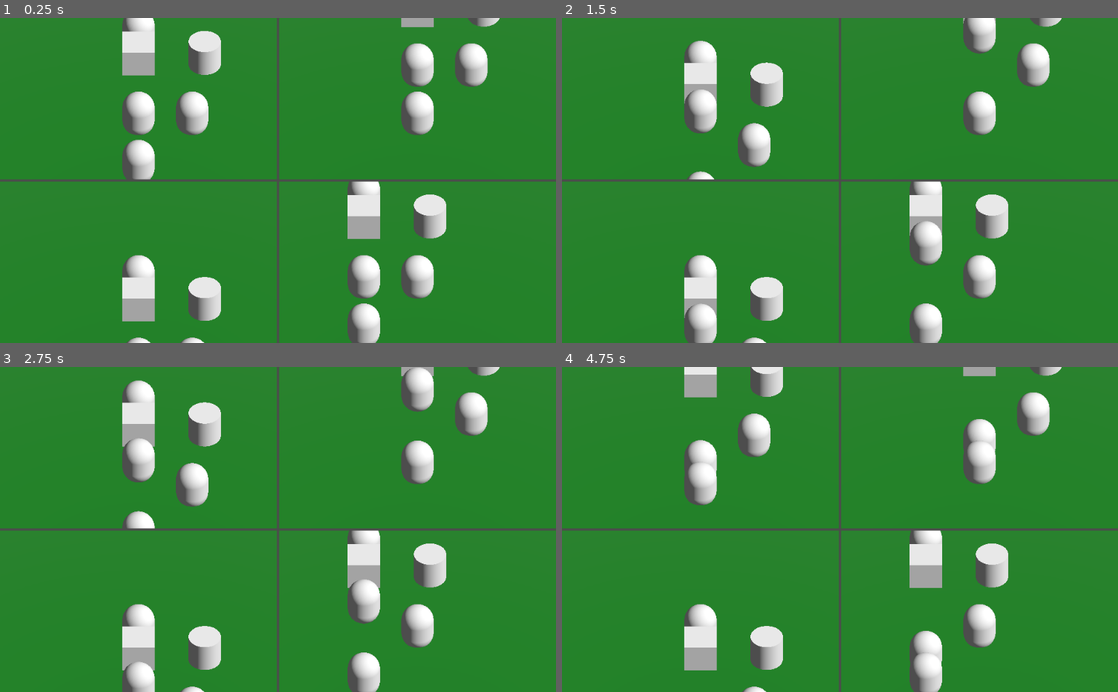
Above: before the commit, frames 1-4 (two rows, left to right).
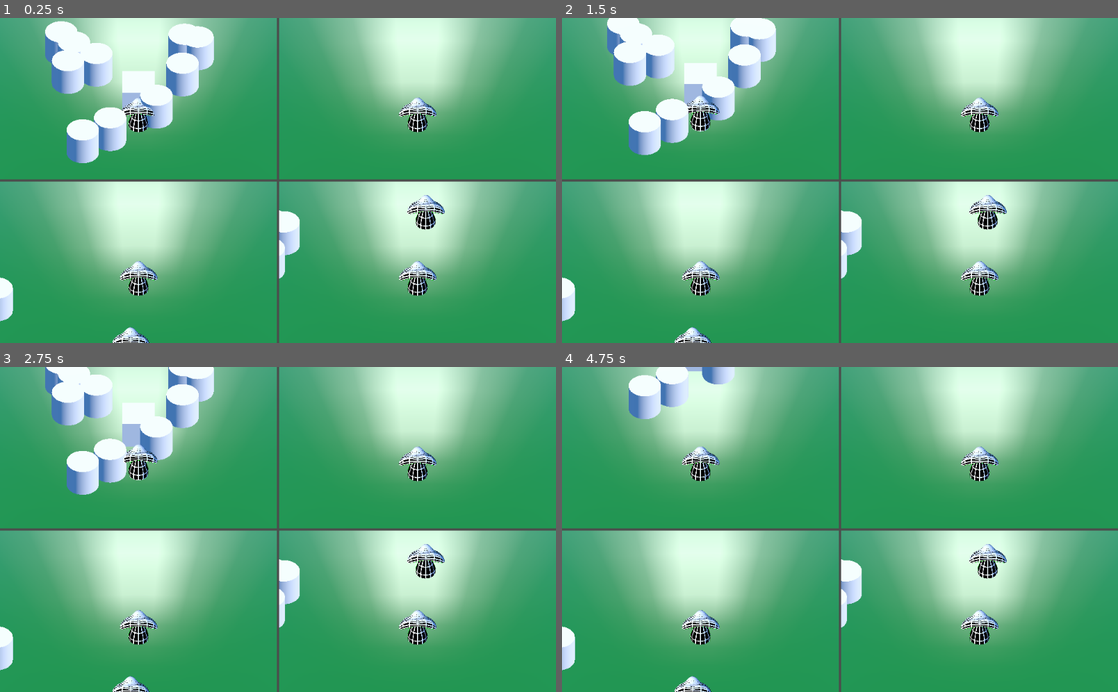
Above: after the commit, the same moments.

Repository: JohnMeadow1/ShroomDoom
Game: Godot game, scene res://viewports/viewports.tscn
Same seed, same stepped clock (60 frames per second), same inputs: the game is played once before the commit and once after it.
Inputs (mouse positions are in pixels of both pictures, inside the frame that each line leads up to):
- Up to frame 1 (0.25 s): no input
- Up to frame 2 (1.5 s): tap Enter at 0.5 s; move the mouse to (962, 164) at 0.52 s; hold Up (move_up_p1) 0.53-1.28 s; move the mouse to (728, 196) at 1.27 s; hold Down (move_down_p1) from 1.28 s (still down)
- Up to frame 3 (2.75 s): move the mouse to (333, 458) at 2.02 s; release Down (move_down_p1) at 2.03 s; hold Up (move_up_p1) from 2.03 s (still down)
- Up to frame 4 (4.75 s): move the mouse to (812, 594) at 2.77 s; move the mouse to (1006, 578) at 3.52 s; release Up (move_up_p1) at 3.53 s; hold Down (move_down_p1) from 3.53 s (still down); move the mouse to (673, 480) at 4.27 s

The runs differ from the first frame. In frame 1, 98% of the frame differs, in the area x 0-100%, y 0-100%; in frame 2, 98%; in frame 3, 98%; in frame 4, 99%.

Commit message:
Player character added

Diff:
--- a/source/main.tscn
+++ b/source/main.tscn
@@ -1,6 +1,7 @@
-[gd_scene load_steps=8 format=2]
+[gd_scene load_steps=5 format=2]
 
 [ext_resource path="res://main.gd" type="Script" id=1]
+[ext_resource path="res://objects/tree.tscn" type="PackedScene" id=2]
 
 [sub_resource type="SpatialMaterial" id=1]
 
@@ -62,52 +63,11 @@
 subdivide_width = 0
 subdivide_depth = 0
 
-[sub_resource type="CubeMesh" id=3]
-
-custom_aabb = AABB( 0, 0, 0, 0, 0, 0 )
-size = Vector3( 2, 2, 2 )
-subdivide_width = 0
-subdivide_height = 0
-subdivide_depth = 0
-
-[sub_resource type="BoxShape" id=4]
-
-extents = Vector3( 1, 1, 1 )
-
-[sub_resource type="CylinderMesh" id=5]
-
-custom_aabb = AABB( 0, 0, 0, 0, 0, 0 )
-top_radius = 1.0
-bottom_radius = 1.0
-height = 2.0
-radial_segments = 64
-rings = 4
-
-[sub_resource type="BoxShape" id=6]
-
-extents = Vector3( 2, 2, 2 )
-
 [node name="main" type="Node"]
 
 script = ExtResource( 1 )
 
-[node name="ground" type="MeshInstance" parent="." index="0"]
-
-layers = 1
-material_override = null
-cast_shadow = 1
-extra_cull_margin = 0.0
-use_in_baked_light = false
-lod_min_distance = 0.0
-lod_min_hysteresis = 0.0
-lod_max_distance = 0.0
-lod_max_hysteresis = 0.0
-mesh = SubResource( 2 )
-skeleton = NodePath("..")
-material/0 = null
-_sections_unfolded = [ "Geometry" ]
-
-[node name="enviroment" type="Node" parent="." index="1"]
+[node name="enviroment" type="Node" parent="." index="0"]
 
 [node name="OmniLight" type="DirectionalLight" parent="enviroment" index="0"]
 
@@ -137,21 +97,7 @@
 directional_shadow_max_distance = 200.0
 _sections_unfolded = [ "Shadow" ]
 
-[node name="map" type="Node" parent="." index="2"]
-
-[node name="tree" type="StaticBody" parent="." index="3"]
-
-transform = Transform( 1, 0, 0, 0, 1, 0, 0, 0, 1, 0, 0.870786, -5.75497 )
-input_ray_pickable = true
-input_capture_on_drag = false
-collision_layer = 1
-collision_mask = 1
-friction = 1.0
-bounce = 0.0
-constant_linear_velocity = Vector3( 0, 0, 0 )
-constant_angular_velocity = Vector3( 0, 0, 0 )
-
-[node name="MeshInstance" type="MeshInstance" parent="tree" index="0"]
+[node name="ground" type="MeshInstance" parent="." index="1"]
 
 layers = 1
 material_override = null
@@ -162,68 +108,11 @@
 lod_min_hysteresis = 0.0
 lod_max_distance = 0.0
 lod_max_hysteresis = 0.0
-mesh = SubResource( 3 )
+mesh = SubResource( 2 )
 skeleton = NodePath("..")
 material/0 = null
-_sections_unfolded = [ "Geometry", "Transform" ]
-__meta__ = {
-"_edit_lock_": true
-}
+_sections_unfolded = [ "Geometry" ]
 
-[node name="CollisionShape" type="CollisionShape" parent="tree" index="1"]
+[node name="map" type="Node" parent="." index="2"]
 
-shape = SubResource( 4 )
-disabled = false
-_sections_unfolded = [ "Transform" ]
-__meta__ = {
-"_edit_lock_": true
-}
-
-[node name="mushroom" type="MeshInstance" parent="." index="4"]
-
-transform = Transform( 1, 0, 0, 0, 1, 0, 0, 0, 1, 4.09264, 0.870786, -5.79006 )
-layers = 1
-material_override = null
-cast_shadow = 1
-extra_cull_margin = 0.0
-use_in_baked_light = false
-lod_min_distance = 0.0
-lod_min_hysteresis = 0.0
-lod_max_distance = 0.0
-lod_max_hysteresis = 0.0
-mesh = SubResource( 5 )
-skeleton = NodePath("..")
-material/0 = null
-_sections_unfolded = [ "Geometry", "Transform" ]
-
-[node name="Area" type="Area" parent="mushroom" index="0"]
-
-input_ray_pickable = false
-input_capture_on_drag = false
-space_override = 0
-gravity_point = false
-gravity_distance_scale = 0.0
-gravity_vec = Vector3( 0, -1, 0 )
-gravity = 9.8
-linear_damp = 0.1
-angular_damp = 1.0
-priority = 0.0
-monitoring = true
-monitorable = true
-collision_layer = 1
-collision_mask = 1
-audio_bus_override = false
-audio_bus_name = "Master"
-reverb_bus_enable = false
-reverb_bus_name = "Master"
-reverb_bus_amount = 0.0
-reverb_bus_uniformity = 0.0
-_sections_unfolded = [ "Transform" ]
-__meta__ = {
-"_edit_lock_": true
-}
-
-[node name="CollisionShape" type="CollisionShape" parent="mushroom/Area" index="0"]
-
-shape = SubResource( 6 )
-disabled = false
+[node name="tree" parent="map" index="0" instance=ExtResource( 2 )]
--- /dev/null
+++ b/source/objects/shroom.gd
@@ -0,0 +1,13 @@
+extends MeshInstance
+
+# class member variables go here, for example
+
+func _ready():
+	# Called when the node is added to the scene for the first time.
+	# Initialization here
+	pass
+
+#func _process(delta):
+#	# Called every frame. Delta is time since last frame.
+#	# Update game logic here.
+#	pass
--- a/source/objects/mushroom.tscn
+++ b/source/objects/shroom.tscn
@@ -9,14 +9,13 @@
 radial_segments = 64
 rings = 4
 
-[sub_resource type="BoxShape" id=7]
+[sub_resource type="BoxShape" id=2]
 
 extents = Vector3( 2, 2, 2 )
 
 [node name="mushroom" type="MeshInstance"]
 
-editor/display_folded = true
-transform = Transform( 1, 0, 0, 0, 1, 0, 0, 0, 1, 4.09264, 0.870786, -5.79006 )
+transform = Transform( 1, 0, 0, 0, 1, 0, 0, 0, 1, 0, 1, 0 )
 layers = 1
 material_override = null
 cast_shadow = 1
--- /dev/null
+++ b/source/objects/tree.gd
@@ -0,0 +1,25 @@
+extends StaticBody
+
+var shroom_object = load("res://objects/shroom.tscn")
+
+func _ready():
+	randomize()
+
+	for i in range( 10 ):
+		spawn_shroom()
+
+
+func _physics_process(delta):
+
+	pass
+
+func spawn_shroom():
+	var new_shroom = shroom_object.instance()
+	new_shroom.translation = translation
+	new_shroom.translation.x += rand_range(1,5) * (( randi() % 2 ) * 2 - 1)
+	new_shroom.translation.z += rand_range(1,5) * (( randi() % 2 ) * 2 - 1)
+	print(new_shroom.translation)
+	$Shrooms.add_child( new_shroom )
+
+func grow_shroom():
+	pass
--- a/source/objects/tree.tscn
+++ b/source/objects/tree.tscn
@@ -1,6 +1,8 @@
-[gd_scene load_steps=3 format=2]
+[gd_scene load_steps=4 format=2]
 
-[sub_resource type="CubeMesh" id=4]
+[ext_resource path="res://objects/tree.gd" type="Script" id=1]
+
+[sub_resource type="CubeMesh" id=1]
 
 custom_aabb = AABB( 0, 0, 0, 0, 0, 0 )
 size = Vector3( 2, 2, 2 )
@@ -8,13 +10,13 @@
 subdivide_height = 0
 subdivide_depth = 0
 
-[sub_resource type="BoxShape" id=5]
+[sub_resource type="BoxShape" id=2]
 
 extents = Vector3( 1, 1, 1 )
 
-[node name="tree" type="StaticBody"]
+[node name="Tree" type="StaticBody"]
 
-transform = Transform( 1, 0, 0, 0, 1, 0, 0, 0, 1, 0, 0.870786, -5.75497 )
+transform = Transform( 1, 0, 0, 0, 1, 0, 0, 0, 1, 0, 0.870786, 0 )
 input_ray_pickable = true
 input_capture_on_drag = false
 collision_layer = 1
@@ -23,6 +25,8 @@
 bounce = 0.0
 constant_linear_velocity = Vector3( 0, 0, 0 )
 constant_angular_velocity = Vector3( 0, 0, 0 )
+script = ExtResource( 1 )
+_sections_unfolded = [ "Transform" ]
 
 [node name="MeshInstance" type="MeshInstance" parent="." index="0"]
 
@@ -45,9 +49,11 @@
 
 [node name="CollisionShape" type="CollisionShape" parent="." index="1"]
 
-shape = SubResource( 5 )
+shape = SubResource( 2 )
 disabled = false
 _sections_unfolded = [ "Transform" ]
 __meta__ = {
 "_edit_lock_": true
 }
+
+[node name="Shrooms" type="Node" parent="." index="2"]
--- a/source/player/player.gd
+++ b/source/player/player.gd
@@ -63,6 +63,6 @@
 				walk_cycle = 0
 #		print (walk_cycle)
 
-	$MeshInstance.translation.z =  -sin( walk_cycle ) * 0.2
+	$Spatial.translation.z =  -sin( walk_cycle ) * 0.2
 	move = move_and_slide(move)
 	move *= 0.90
--- a/source/player/player.tscn
+++ b/source/player/player.tscn
@@ -1,19 +1,66 @@
-[gd_scene load_steps=4 format=2]
+[gd_scene load_steps=6 format=2]
 
 [ext_resource path="res://player/player.gd" type="Script" id=1]
+[ext_resource path="res://player/player.png" type="Texture" id=2]
+[ext_resource path="res://player/player.obj" type="ArrayMesh" id=3]
 
 [sub_resource type="CapsuleShape" id=1]
 
 radius = 1.0
 height = 1.0
 
-[sub_resource type="CapsuleMesh" id=2]
+[sub_resource type="SpatialMaterial" id=2]
 
-custom_aabb = AABB( 0, 0, 0, 0, 0, 0 )
-radius = 1.0
-mid_height = 1.0
-radial_segments = 64
-rings = 8
+render_priority = 0
+flags_transparent = false
+flags_unshaded = false
+flags_vertex_lighting = false
+flags_no_depth_test = false
+flags_use_point_size = false
+flags_world_triplanar = false
+flags_fixed_size = false
+flags_albedo_tex_force_srgb = false
+vertex_color_use_as_albedo = false
+vertex_color_is_srgb = false
+params_diffuse_mode = 0
+params_specular_mode = 0
+params_blend_mode = 0
+params_cull_mode = 0
+params_depth_draw_mode = 0
+params_line_width = 1.0
+params_point_size = 1.0
+params_billboard_mode = 0
+params_grow = false
+params_use_alpha_scissor = false
+albedo_color = Color( 1, 1, 1, 1 )
+albedo_texture = ExtResource( 2 )
+metallic = 0.0
+metallic_specular = 0.0
+metallic_texture_channel = 0
+roughness = 1.0
+roughness_texture_channel = 0
+emission_enabled = false
+normal_enabled = false
+rim_enabled = false
+clearcoat_enabled = false
+anisotropy_enabled = false
+ao_enabled = false
+depth_enabled = false
+subsurf_scatter_enabled = false
+transmission_enabled = false
+refraction_enabled = false
+detail_enabled = false
+uv1_scale = Vector3( 1, 1, 1 )
+uv1_offset = Vector3( 0, 0, 0 )
+uv1_triplanar = false
+uv1_triplanar_sharpness = 1.0
+uv2_scale = Vector3( 1, 1, 1 )
+uv2_offset = Vector3( 0, 0, 0 )
+uv2_triplanar = false
+uv2_triplanar_sharpness = 1.0
+proximity_fade_enable = false
+distance_fade_enable = false
+_sections_unfolded = [ "Roughness" ]
 
 [node name="player" type="KinematicBody"]
 
@@ -55,11 +102,16 @@
 shape = SubResource( 1 )
 disabled = false
 
-[node name="MeshInstance" type="MeshInstance" parent="." index="2"]
+[node name="Spatial" type="Spatial" parent="." index="2"]
 
-transform = Transform( 1, 0, 0, 0, 1, 0, 0, 0, 1, 0, 3.55271e-015, 5.96046e-008 )
+transform = Transform( -1, 8.74228e-008, 0, -8.74228e-008, -1, 8.72665e-008, 7.62908e-015, 8.72665e-008, 1, 0, 0, 0 )
+_sections_unfolded = [ "Transform", "Visibility" ]
+
+[node name="MeshInstance" type="MeshInstance" parent="Spatial" index="0"]
+
+transform = Transform( 0.05, 0, 0, 0, -2.18557e-009, 0.05, 0, -0.05, -2.18557e-009, 0, 6.43645e-008, 1.47249 )
 layers = 1
-material_override = null
+material_override = SubResource( 2 )
 cast_shadow = 1
 extra_cull_margin = 0.0
 use_in_baked_light = false
@@ -67,7 +119,7 @@
 lod_min_hysteresis = 0.0
 lod_max_distance = 0.0
 lod_max_hysteresis = 0.0
-mesh = SubResource( 2 )
+mesh = ExtResource( 3 )
 skeleton = NodePath("..")
 material/0 = null
-_sections_unfolded = [ "Geometry" ]
+_sections_unfolded = [ "Geometry", "Transform" ]
--- a/source/viewports/viewports.gd
+++ b/source/viewports/viewports.gd
@@ -1,16 +1,16 @@
 extends Node
 
-onready var mainScene = $ViewportsContainer/Player1/Viewport1/main
+#onready var mainScene = $ViewportsContainer/Player1/Viewport1/main
 
 onready var viewport1 = $ViewportsContainer/Player1/Viewport1
 onready var viewport2 = $ViewportsContainer/Player2/Viewport2
 onready var viewport3 = $ViewportsContainer/Player3/Viewport3
 onready var viewport4 = $ViewportsContainer/Player4/Viewport4
 
-onready var camera1 = $ViewportsContainer/Player1/Viewport1/Camera2D
-onready var camera2 = $ViewportsContainer/Player2/Viewport2/Camera2D
-onready var camera3 = $ViewportsContainer/Player3/Viewport3/Camera2D
-onready var camera4 = $ViewportsContainer/Player4/Viewport4/Camera2D
+#onready var camera1 = $ViewportsContainer/Player1/Viewport1/Camera2D
+#onready var camera2 = $ViewportsContainer/Player2/Viewport2/Camera2D
+#onready var camera3 = $ViewportsContainer/Player3/Viewport3/Camera2D
+#onready var camera4 = $ViewportsContainer/Player4/Viewport4/Camera2D
 
 func _ready():
 
--- a/source/viewports/viewports.tscn
+++ b/source/viewports/viewports.tscn
@@ -1,13 +1,9 @@
-[gd_scene load_steps=5 format=2]
+[gd_scene load_steps=4 format=2]
 
 [ext_resource path="res://viewports/viewports.gd" type="Script" id=1]
 [ext_resource path="res://main.tscn" type="PackedScene" id=2]
 [ext_resource path="res://player/player.tscn" type="PackedScene" id=3]
 
-[sub_resource type="World" id=1]
-
-_sections_unfolded = [ "Resource" ]
-
 [node name="splitscreen" type="Node" index="0"]
 
 script = ExtResource( 1 )
@@ -46,10 +42,11 @@
 
 [node name="Viewport1" type="Viewport" parent="ViewportsContainer/Player1" index="0"]
 
-arvr = false
-size = Vector2( 510, 298 )
-own_world = false
-world = SubResource( 1 )
+editor/display_folded = true
+arvr = false
+size = Vector2( 510, 298 )
+own_world = false
+world = null
 transparent_bg = false
 msaa = 0
 hdr = true
@@ -96,6 +93,7 @@
 
 [node name="Viewport2" type="Viewport" parent="ViewportsContainer/Player2" index="0"]
 
+editor/display_folded = true
 arvr = false
 size = Vector2( 510, 298 )
 own_world = false
@@ -123,7 +121,7 @@
 
 [node name="player2" parent="ViewportsContainer/Player2/Viewport2" index="0" instance=ExtResource( 3 )]
 
-transform = Transform( 1, 0, 0, 0, -4.37114e-008, -1, 0, 1, -4.37114e-008, 0, 1, 4.53771 )
+transform = Transform( 1, 0, 0, 0, -4.37114e-008, -1, 0, 1, -4.37114e-008, 0, 1, 24.8887 )
 PLAYER_NUM = 2
 
 [node name="Player3" type="ViewportContainer" parent="ViewportsContainer" index="2"]
@@ -147,6 +145,7 @@
 
 [node name="Viewport3" type="Viewport" parent="ViewportsContainer/Player3" index="0"]
 
+editor/display_folded = true
 arvr = false
 size = Vector2( 510, 298 )
 own_world = false
@@ -173,7 +172,7 @@
 
 [node name="player3" parent="ViewportsContainer/Player3/Viewport3" index="0" instance=ExtResource( 3 )]
 
-transform = Transform( 1, 0, 0, 0, -4.37114e-008, -1, 0, 1, -4.37114e-008, 0, 1, -6.22092 )
+transform = Transform( 1, 0, 0, 0, -4.37114e-008, -1, 0, 1, -4.37114e-008, 12.4162, 1, -6.22092 )
 PLAYER_NUM = 3
 
 [node name="Player4" type="ViewportContainer" parent="ViewportsContainer" index="3"]
@@ -198,6 +197,7 @@
 
 [node name="Viewport4" type="Viewport" parent="ViewportsContainer/Player4" index="0"]
 
+editor/display_folded = true
 arvr = false
 size = Vector2( 510, 298 )
 own_world = false
@@ -224,5 +224,5 @@
 
 [node name="player4" parent="ViewportsContainer/Player4/Viewport4" index="0" instance=ExtResource( 3 )]
 
-transform = Transform( 1, 0, 0, 0, -4.37114e-008, -1, 0, 1, -4.37114e-008, 3.32041, 1, 0 )
+transform = Transform( 1, 0, 0, 0, -4.37114e-008, -1, 0, 1, -4.37114e-008, 11.9195, 1, 0 )
 PLAYER_NUM = 4
Not shown: 3 places in source/objects/shroom.tscn that only renumber resources
Not shown: 1 places in source/objects/tree.tscn that only renumber resources
Not shown, added: source/player/player.obj
Binary file added: source/player/player.png
Not shown, changed: .gitignore
